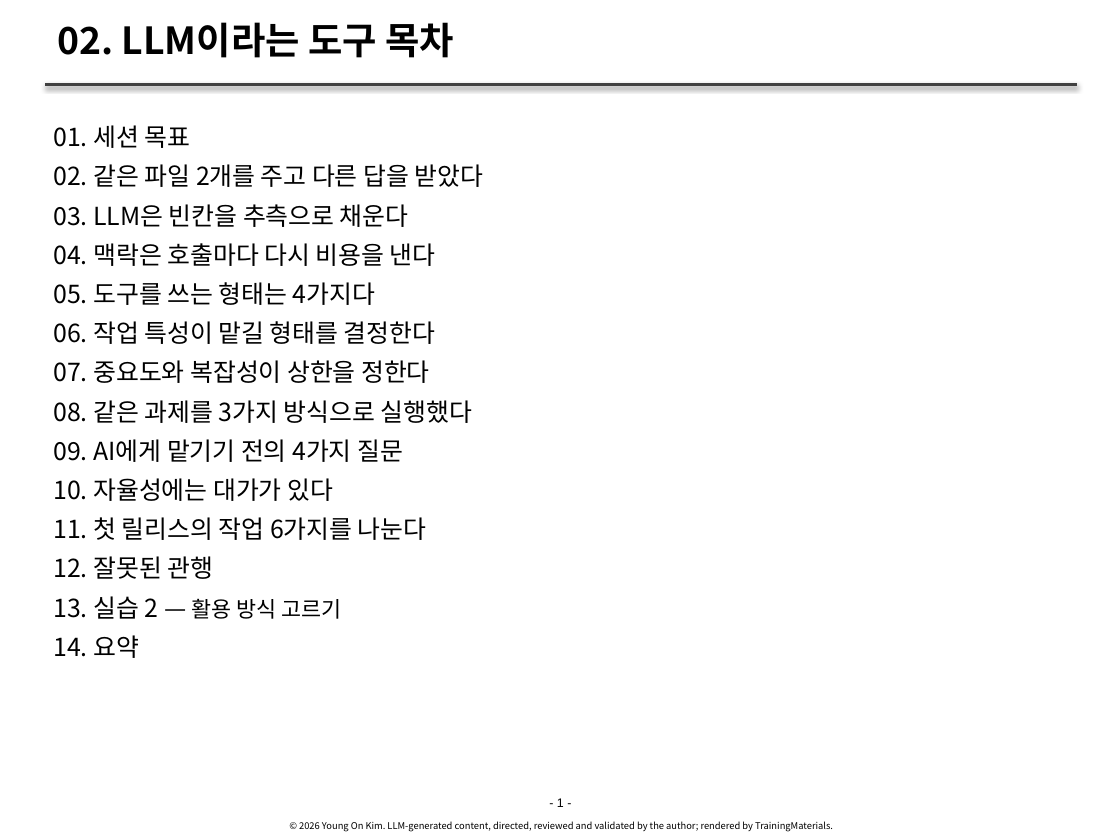
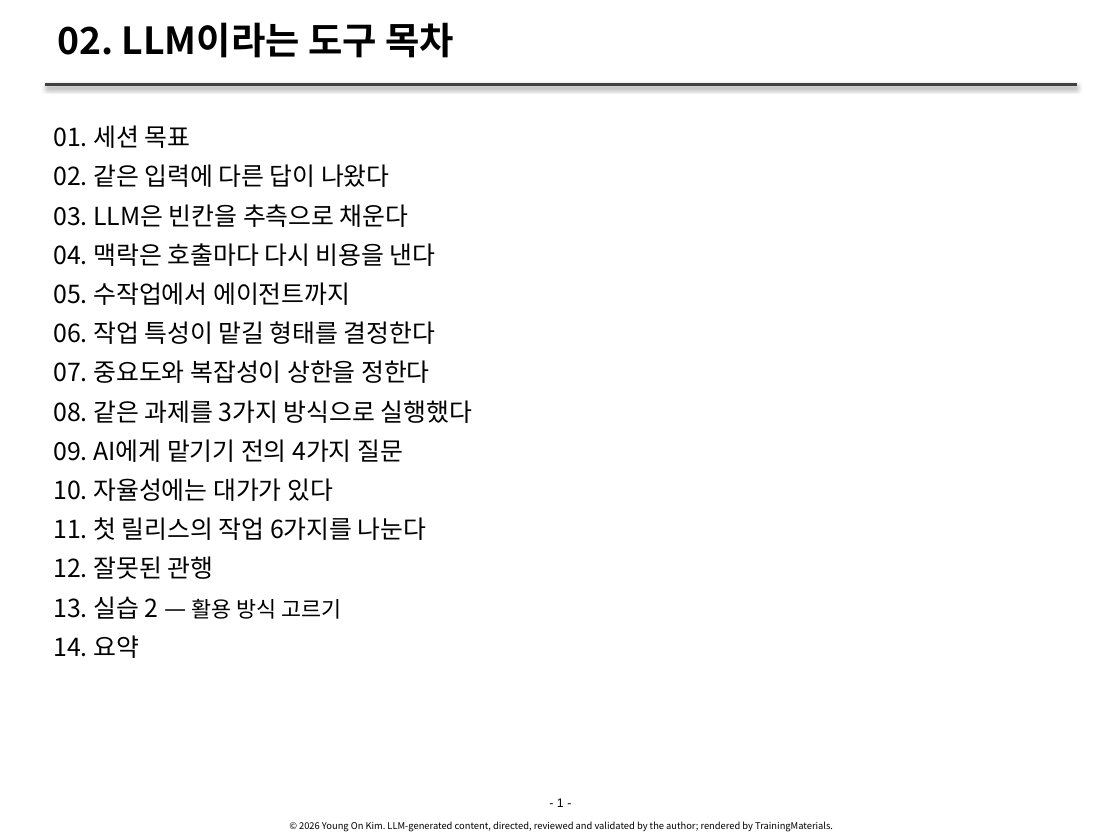
Before and after one commit to YoungSan77/TrainingMaterials, a slide deck: slide 1 of courses/ai-native/sessions/s02.pptx. Drawn at 1120x840 pixels with LibreOffice and Linux fonts; fonts in the diff are those of the drawing. Boxes give left, top, right and bottom in pixels: in the first picture for what was removed or moved away, otherwise in the second. Text is boxed around its words. In the diff, an @@ line names an element or a change of style, - is before the commit and + after.

```diff
--- a/courses/ai-native/sessions/s02.pptx
+++ b/courses/ai-native/sessions/s02.pptx
@@ text at (x1=53, y1=164, x2=390, y2=187): text changed @@
-  02. 같은 파일 2개를 주고 다른 답을 받았다
+  02. 같은 입력에 다른 답이 나왔다
@@ text at (x1=53, y1=282, x2=350, y2=305): text changed @@
-  05. 도구를 쓰는 형태는 4가지다
+  05. 수작업에서 에이전트까지
```
Also in this commit, not shown: 14 other slides changed, 1 slide added, 4 other files.
